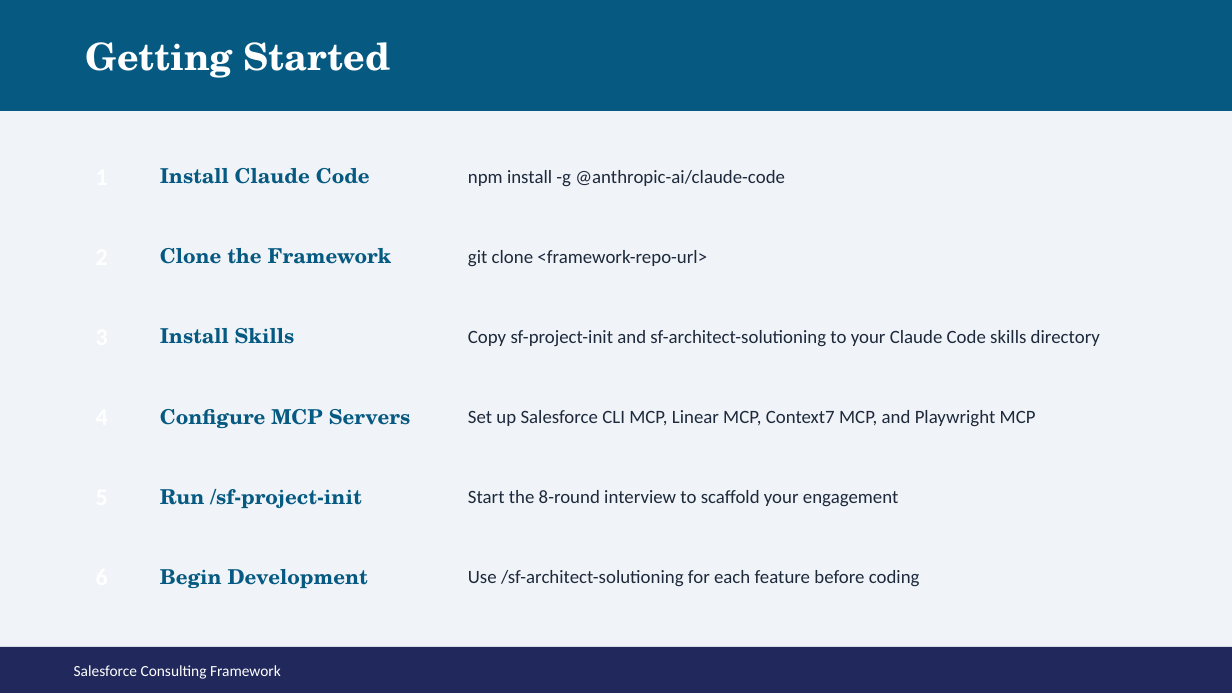
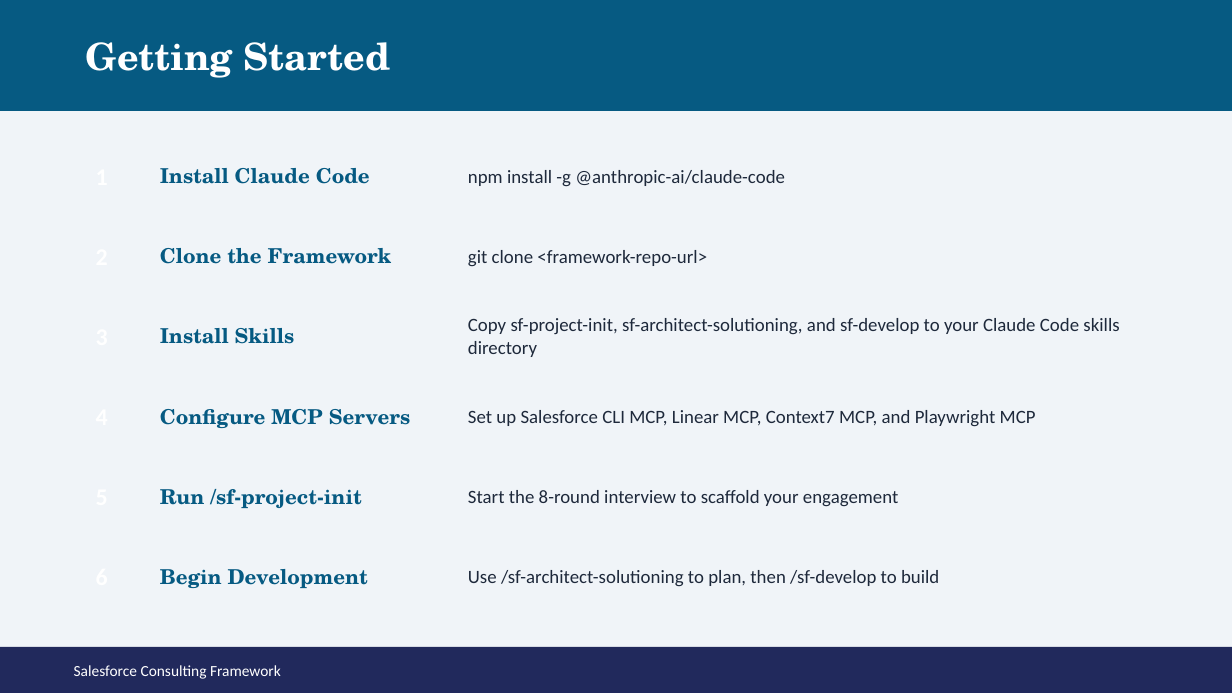
Before and after one commit to Mar5929/sf-consulting-framework, a slide deck: slide 36 of reference/salesforce-consulting-frameworkV2.pptx. Drawn at 1232x693 pixels with LibreOffice and Linux fonts; fonts in the diff are those of the drawing. Boxes give left, top, right and bottom in pixels: in the first picture for what was removed or moved away, otherwise in the second. Text is boxed around its words. In the diff, an @@ line names an element or a change of style, - is before the commit and + after.

Commit message:
feat: Update sf-develop skill references and enhance documentation across multiple files

```diff
--- a/reference/salesforce-consulting-frameworkV2.pptx
+++ b/reference/salesforce-consulting-frameworkV2.pptx
@@ text at [468,318,1119,357]: text changed @@
-Copy sf-project-init and sf-architect-solutioning to your Claude Code skills directory
+Copy sf-project-init, sf-architect-solutioning, and sf-develop to your Claude Code skills directory
@@ text at [468,570,939,586]: text changed @@
-Use /sf-architect-solutioning for each feature before coding
+Use /sf-architect-solutioning to plan, then /sf-develop to build
```
Also in this commit, not shown: 11 other slides changed, 9 other files.
